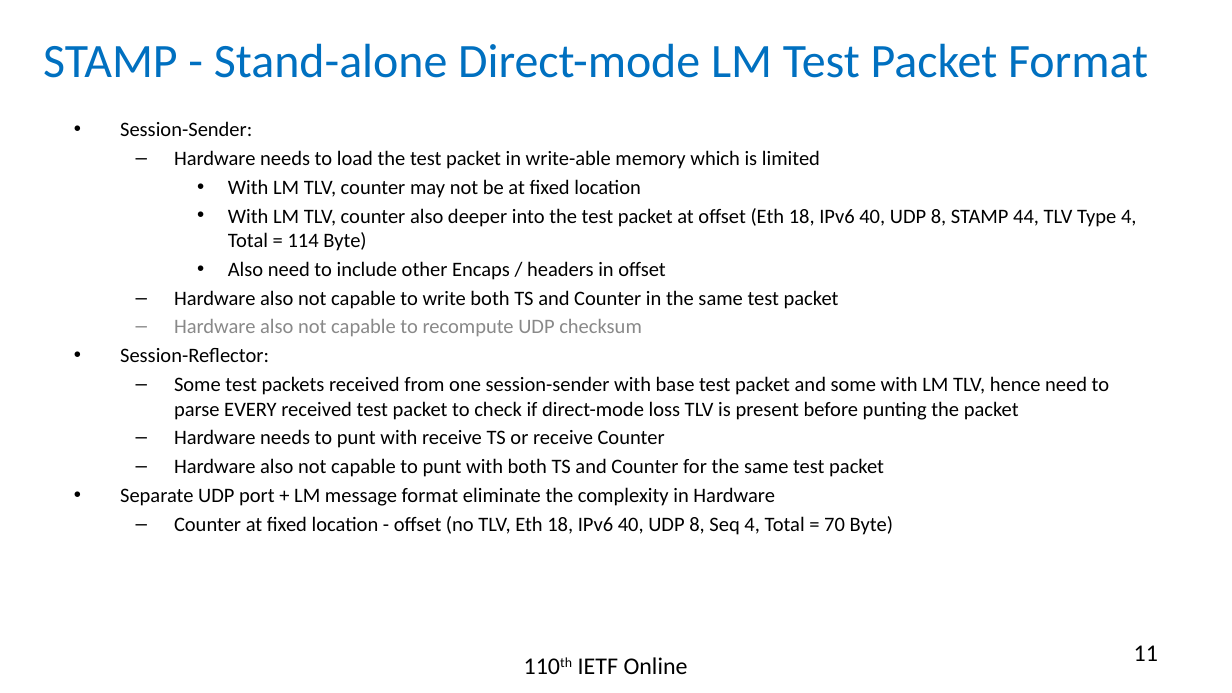
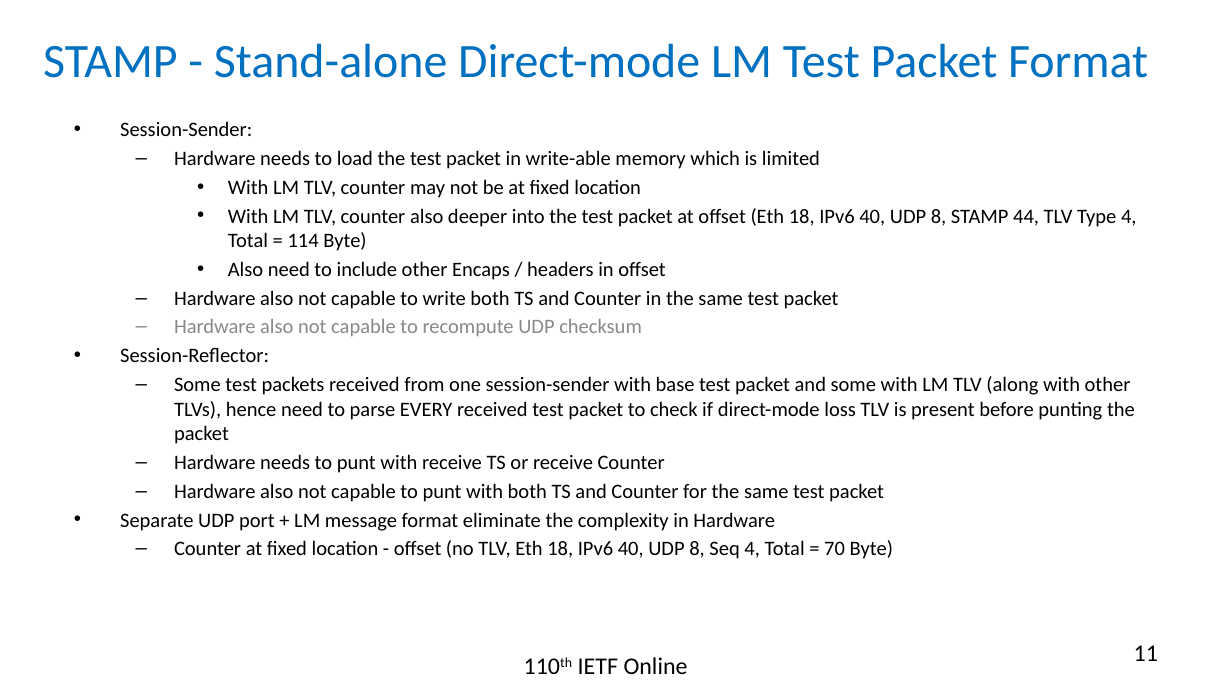
Before and after one commit to rakgandhi/ietf-slides, a slide deck: slide 11 of draft-gandhi-ippm-stamp-srpm-01.pptx. Drawn at 1232x693 pixels with LibreOffice and Linux fonts; fonts in the diff are those of the drawing. Boxes give left, top, right and bottom in pixels: in the first picture for what was removed or moved away, otherwise in the second. Text is boxed around its words. In the diff, an @@ line names an element or a change of style, - is before the commit and + after.

```diff
--- a/draft-gandhi-ippm-stamp-srpm-01.pptx
+++ b/draft-gandhi-ippm-stamp-srpm-01.pptx
@@ text at (174, 376, 1135, 444): text changed @@
-  – Some test packets received from one session-sender with base test packet and some with LM TLV, hence need to parse EVERY received test packet to check if direct-mode loss TLV is present before punting the packet
+  – Some test packets received from one session-sender with base test packet and some with LM TLV (along with other TLVs), hence need to parse EVERY received test packet to check if direct-mode loss TLV is present before punting the packet
```
Also in this commit, not shown: 1 other slide changed, 1 slide added, 3 other files.
